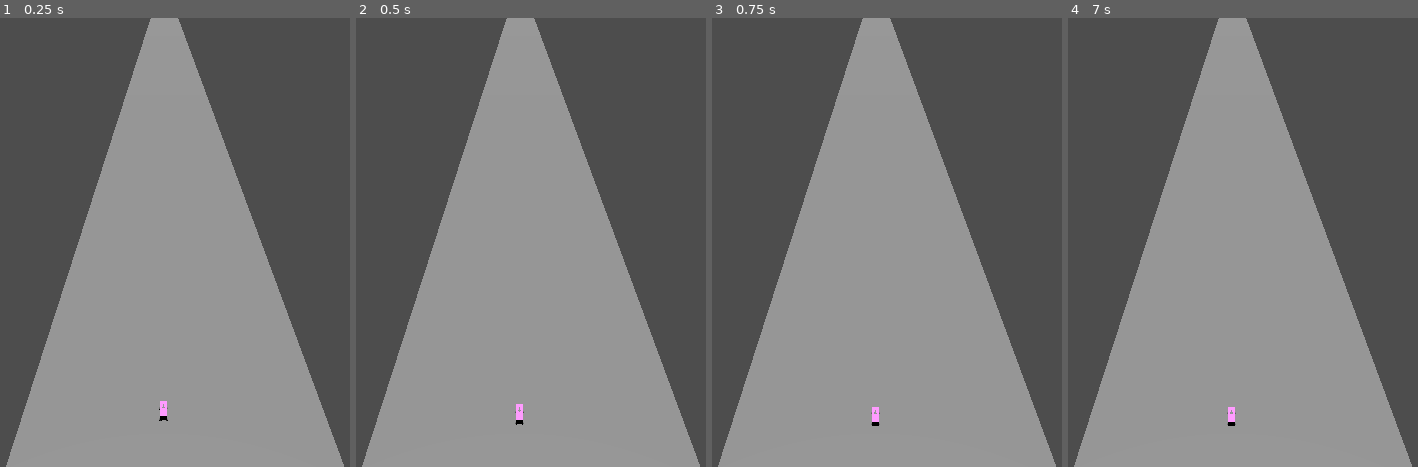
Above: before the commit, frames 1-4 (left to right).
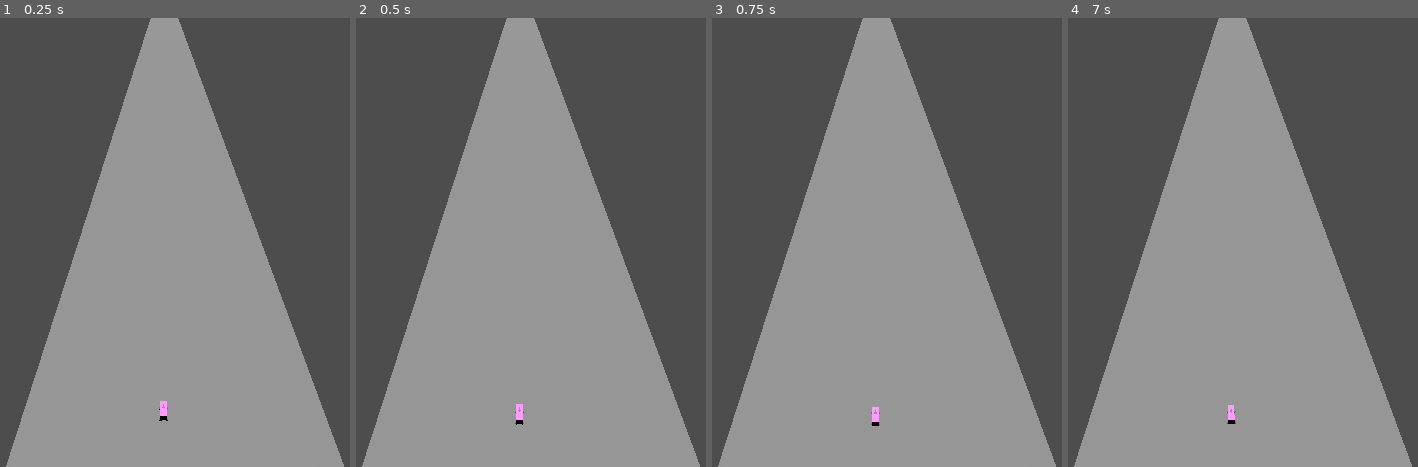
Above: after the commit, the same moments.

Repository: pGabrielVP/carro-godot
Game: Godot game, scene res://mapa.tscn
Same seed, same stepped clock (60 frames per second), same inputs: the game is played once before the commit and once after it. The project has no main scene, so this scene is started directly.
Inputs:
- Up to frame 1 (0.25 s): no input
- Up to frame 2 (0.5 s): no input
- Up to frame 3 (0.75 s): tap Enter at 0.5 s; hold Up (marcha_cima) from 0.53 s (still down); hold Q (acelerador_leve) from 0.53 s (still down)
- Up to frame 4 (7 s): tap Space at 1.25, 2.75, 4.25 s; release Q (acelerador_leve) at 1.28 s; tap W (acelerador_medio) at 1.35, 5.85 s; tap Enter at 2, 3.5 s; release Up (marcha_cima) at 2.03 s; hold E (acelerador_pesado) 2.03-2.78 s; hold Left (virar_esquerda) 2.03-3.53 s; tap Q (acelerador_leve) at 2.85 s; hold Down (marcha_baixo) 3.53-4.28 s; hold W (acelerador_medio) 3.53-4.28 s; hold Right (virar_direita) 4.28-5.03 s; tap E (acelerador_pesado) at 4.35 s; hold Up (marcha_cima) 5.03-5.78 s; hold Q (acelerador_leve) 5.03-5.78 s; hold Right (virar_direita) from 5.78 s (still down); hold E (acelerador_pesado) from 6.53 s (still down)

Frames 1-2 are identical in both runs. In frame 3, less than 0.1% of the frame differs, in the area x 46-48%, y 87-88%; in frame 4, less than 0.1%, in the area x 45-48%, y 86-91%.

Commit message:
Removido variável não usada
Removido a variável Torque

Diff:
--- a/exemplo/vehicle_body_3d.gd
+++ b/exemplo/vehicle_body_3d.gd
@@ -1,6 +1,5 @@
 extends VehicleBody3D
 
-var torque: int = 500
 var drive: float = 4.20
 var gears: Array[float] = [3.30, 2.20, 1.80, 1.50, 1.30]
 var reverse_gear: float = -3.0
@@ -13,8 +12,8 @@
 
 const STEER_SPEED:float  = 1.0
 const STEER_LIMIT:float = 0.2
+
 var steer_target:float = 0
-
 var acelerador: float = 0
 
 func calculate_rpm() -> float:
--- a/exemplo/vehicle_body_3d.tscn
+++ b/exemplo/vehicle_body_3d.tscn
@@ -31,7 +31,7 @@
 height = 0.5
 
 [node name="VehicleBody3D" type="VehicleBody3D"]
-mass = 500.0
+mass = 300.0
 center_of_mass_mode = 1
 script = ExtResource("1_x31a8")
 
--- a/project.godot
+++ b/project.godot
@@ -56,3 +56,8 @@
 "events": [Object(InputEventKey,"resource_local_to_scene":false,"resource_name":"","device":-1,"window_id":0,"alt_press …(195 unchanged characters)…
 ]
 }
+embreagem={
+"deadzone": 0.2,
+"events": [Object(InputEventKey,"resource_local_to_scene":false,"resource_name":"","device":-1,"window_id":0,"alt_pressed":false,"shift_pressed":false,"ctrl_pressed":false,"meta_pressed":false,"pressed":false,"keycode":0,"physical_keycode":32,"key_label":0,"unicode":32,"location":0,"echo":false,"script":null)
+]
+}
